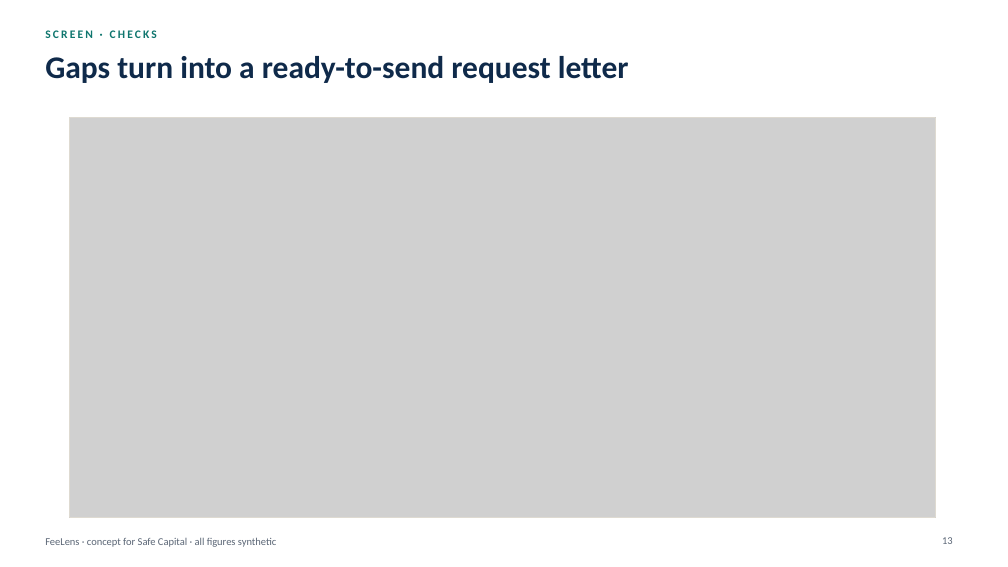
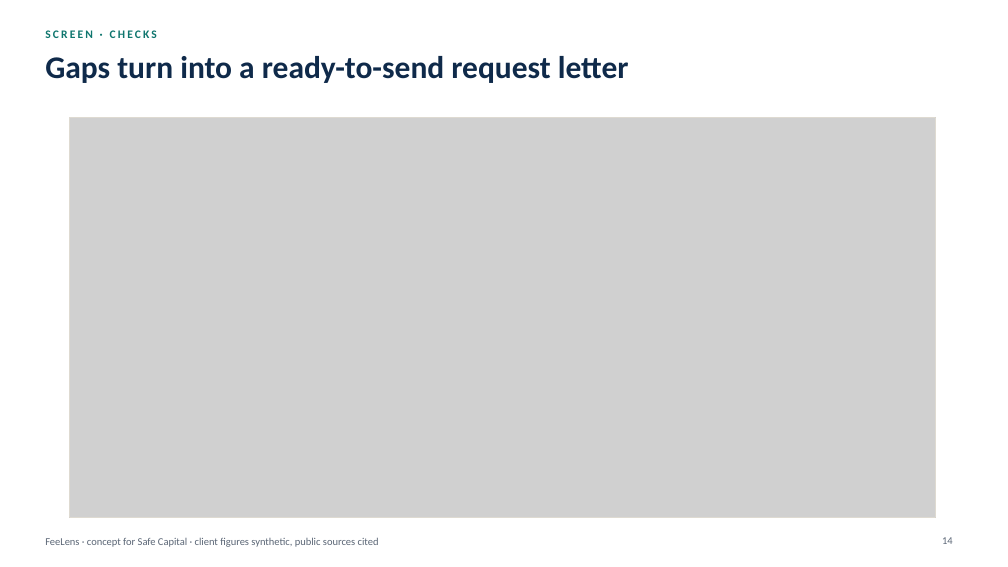
Before and after one commit to rossotti-alessandro/PortfolioCostEngine, a slide deck: slide 14 of slides/FeeLens_Executive_Deck.pptx (slide 13 before the commit). Drawn at 1008x567 pixels with LibreOffice and Linux fonts; fonts in the diff are those of the drawing; grey boxes stand for pictures. Boxes give left, top, right and bottom in pixels: in the first picture for what was removed or moved away, otherwise in the second. Text is boxed around its words. In the diff, an @@ line names an element or a change of style, - is before the commit and + after.

```diff
--- a/slides/FeeLens_Executive_Deck.pptx
+++ b/slides/FeeLens_Executive_Deck.pptx
@@ text at bbox=[45, 537, 379, 547]: text changed @@
-FeeLens · concept for Safe Capital · all figures synthetic
+FeeLens · concept for Safe Capital · client figures synthetic, public sources cited
@@ page number at bbox=[942, 537, 953, 544]: text changed @@
-13
+14
```
Also in this commit, not shown: 23 other slides changed, 1 slide added, 6 other files.
